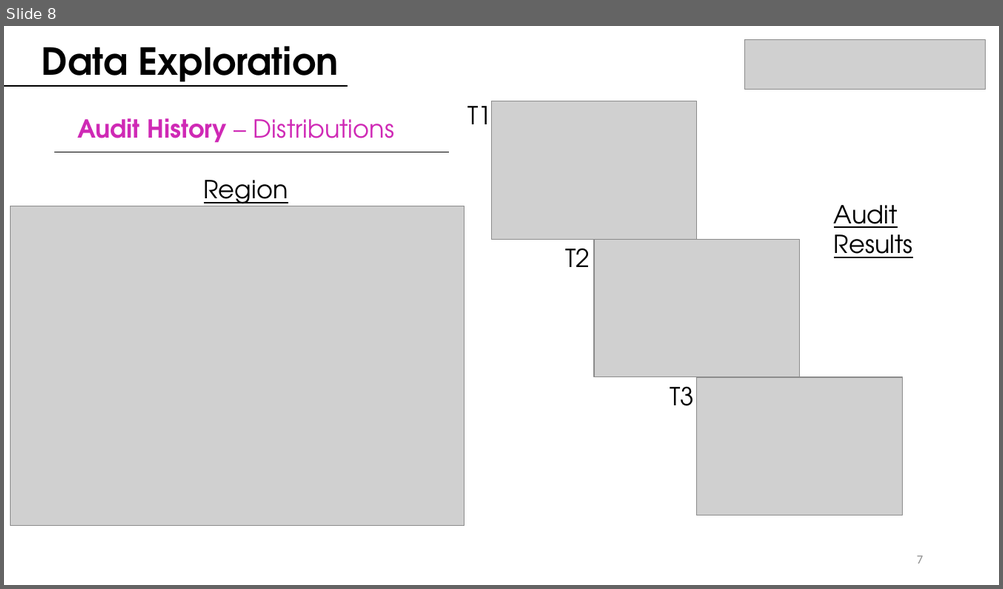
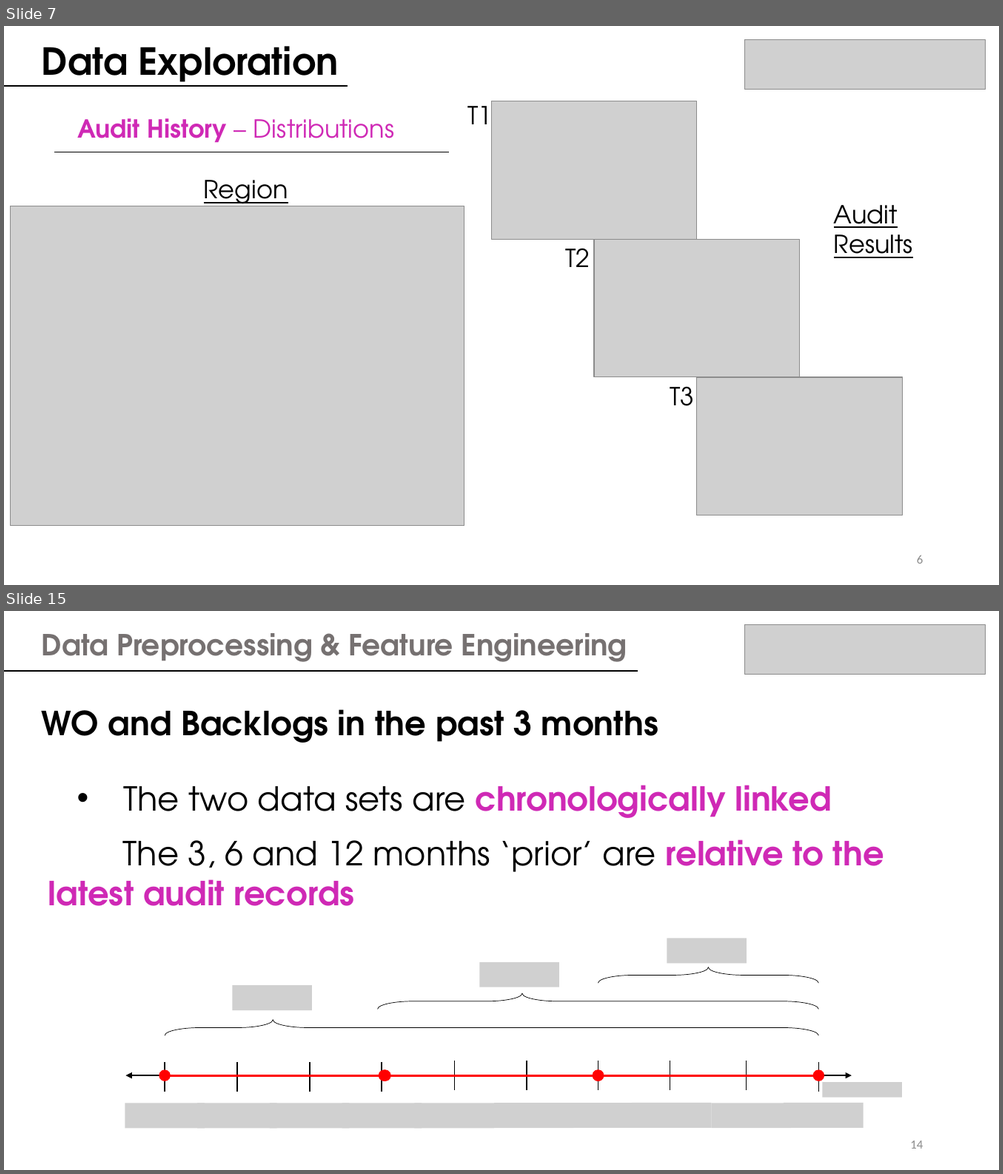
Before and after one commit to juanbeta98/DataScienceStudyCase, a slide deck: BMW ML Case Study.pptx. Shown one above the other, each under a label of ours: slide 8 before the commit, slides 7 and 15 after it; the slides between them are not shown. The pictures are 1003x589 and 1003x1174 pixels, drawn with LibreOffice and Linux fonts; fonts in the diff are those of the drawing; grey boxes stand for pictures. Boxes give left, top, right and bottom in pixels: in the first picture for what was removed or moved away, otherwise in the second. Text is boxed around its words. In the diff, an @@ line names an element or a change of style, - is before the commit and + after.

```diff
--- a/BMW ML Case Study.pptx
+++ b/BMW ML Case Study.pptx
@@ slide 15 added at [4,611,999,1170], background #FFFFFF @@
@@ picture added at [744,625,985,675] @@
@@ text added at [42,633,627,662], 28 pt, text #767171, bold @@
+Data Preprocessing & Feature Engineering
@@ line added from (4, 670) to (638, 670), #000000 0.5 pt @@
@@ line added from (4, 672) to (638, 672), #000000 0.5 pt @@
@@ text added at [42,709,658,743], 32 pt, text #000000, bold @@
+WO and Backlogs in the past 3 months
@@ text added at [124,785,831,818], 32 pt, text #CF29B5, bold @@
+• The two data sets are chronologically linked
@@ text added at [48,840,884,906], 32 pt, text #CF29B5, bold @@
+The 3, 6 and 12 months ‘prior’ are relative to the latest audit records
@@ picture added at [666,939,746,964] @@
@@ picture added at [479,963,559,988] @@
@@ picture added at [233,985,312,1011] @@
@@ right brace added at [597,968,819,984], outline #000000 0.5 pt @@
@@ right brace added at [378,994,819,1009], outline #000000 0.5 pt @@
@@ right brace added at [165,1020,819,1036], outline #000000 0.5 pt @@
@@ double arrow added from (165, 1076) to (385, 1076), #FF0000 2.25 pt @@
@@ double arrow added from (384, 1076) to (598, 1076), #FF0000 2.25 pt @@
@@ double arrow added from (598, 1076) to (819, 1076), #FF0000 2.25 pt @@
@@ picture added at [822,1082,902,1097] @@
@@ group added at [125,1061,864,1129]: 10 lines, 10 pictures, 1 double arrow @@
@@ page number added at [910,1141,922,1149], 12 pt, text #8C8C8C @@
+14
@@ what was slide 8 is now slide 7 @@
@@ page number at [916,556,922,564]: text changed @@
-7
+6
```
Also in this commit, not shown: 14 slides changed, 9 other slides added, 3 slides removed, 4 other files.
